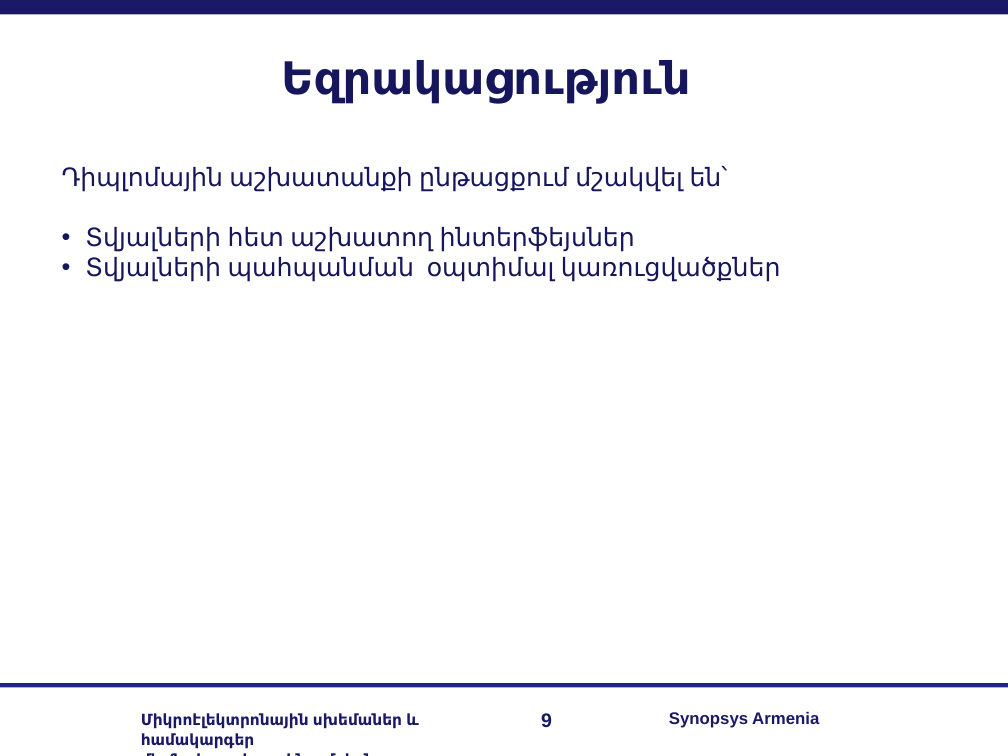
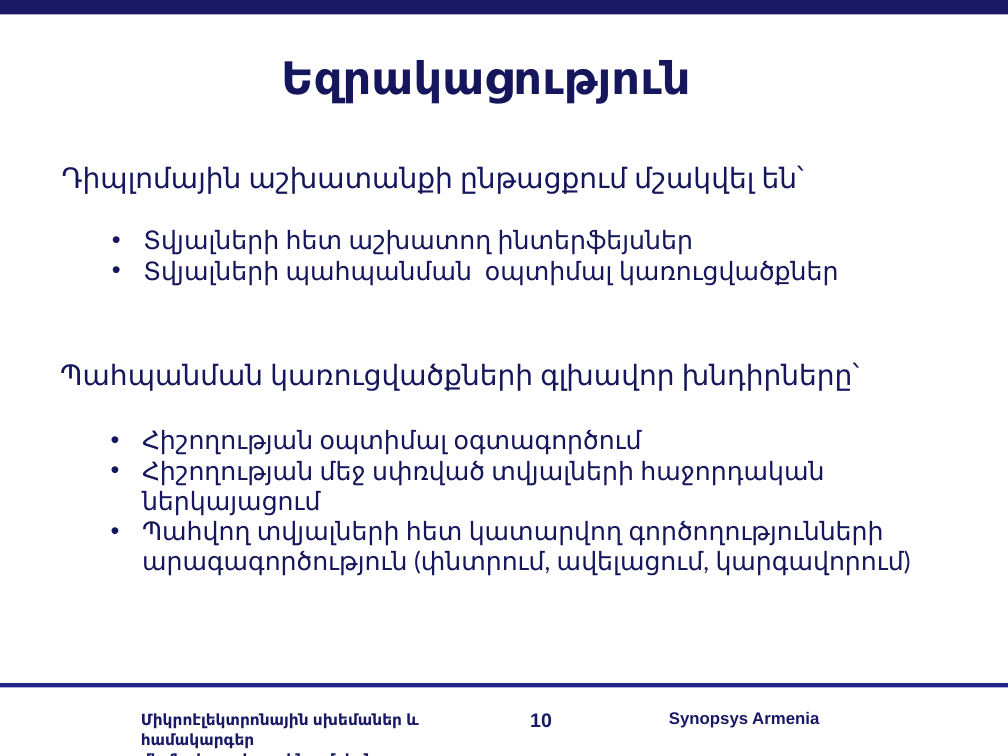
Before and after one commit to RazKarapetyan/Diploma_Final_Files, a slide deck: slide 10 of My Diploma/slides.ppt (slide 9 before the commit). Drawn at 1008x756 pixels with LibreOffice and Linux fonts; fonts in the diff are those of the drawing; background and template pictures are left out. Boxes give left, top, right and bottom in pixels: in the first picture for what was removed or moved away, otherwise in the second. Text is boxed around its words. In the diff, an @@ line names an element or a change of style, - is before the commit and + after.

```diff
--- a/My Diploma/slides.ppt
+++ b/My Diploma/slides.ppt
@@ text "Դիպլոմային աշխատանքի ընթացքում մշակվել են՝" at bbox=[62, 166, 839, 286]: size 18 to 20 pt in "Դիպլոմային աշխատանքի ընթացքում մշակվել են՝"; list level 1 to 2 in "Տվյալների հետ աշխատող ինտերֆեյսներ"; list level 1 to 2 in "Տվյալների պահպանման օպտիմալ կառուցվածքներ" @@
@@ text added at bbox=[60, 362, 911, 576], 18 pt, text #16165D @@
+Պահպանման կառուցվածքների գլխավոր խնդիրները՝
+  • Հիշողության օպտիմալ օգտագործում
+  • Հիշողության մեջ սփռված տվյալների հաջորդական ներկայացում
+  • Պահվող տվյալների հետ կատարվող գործողությունների արագագործություն (փնտրում, ավելացում, կարգավորում)
@@ page number at bbox=[530, 713, 552, 728]: text changed @@
-9
+10
```
Also in this commit, not shown: 4 other slides changed, 2 slides added, 1 slide removed.
